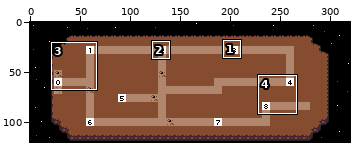
Two versions of one pixel-art file, res/backgrounds/overworld.aseprite. The first picture is a wide view before the edit; the outline marks the close-up.
Close-up. Old version:
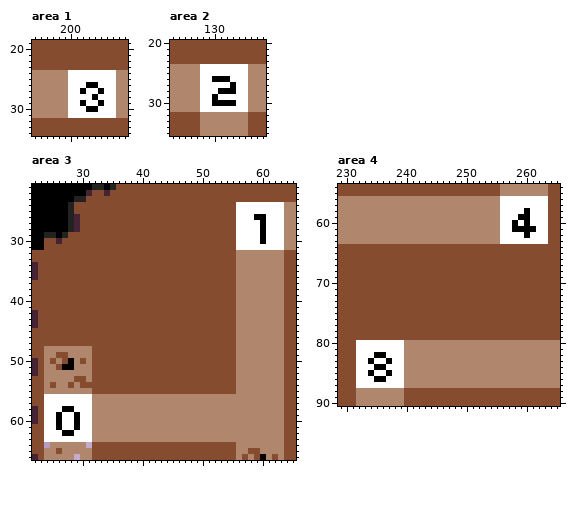
320x120 pixels, 1 frame. Colours within 5 levels of each other are drawn and written as one. Shown: area 1: x 194..209, y 19..34; area 2: x 123..138, y 20..35; area 3: x 22..65, y 21..66; area 4: x 229..265, y 54..90. The commit also changed other parts of the picture, which this record leaves out.
And afterwards:
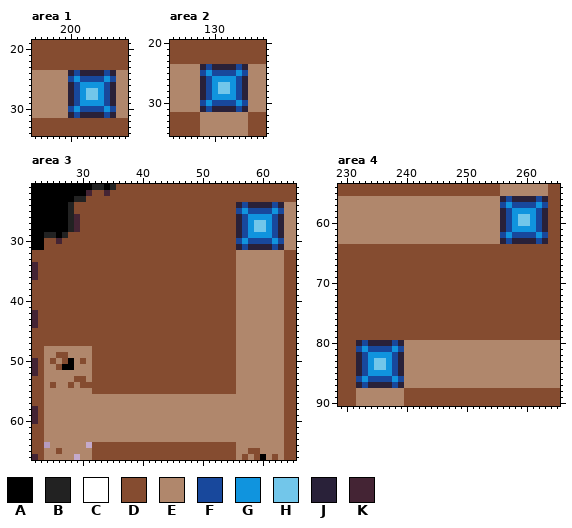
Palette (. is transparent): A #000000  B #222222  C #ffffff  D #854c30  E #b0876c  F #18489c  G #1094de  H #72c6ea  J #292139  K #442434
From old to new:
Changed rows in their new state; - is an unchanged pixel.
Area 1, layer "Layer":
first column x 200:
24 JFJJJJFJ
25 FGFFFFGF
26 JFGGGGFJ
27 JFGHHGFJ
28 JFGHHGFJ
29 JFGGGGFJ
30 FGFFFFGF
31 JFJJJJFJ
Area 2, layer "Layer":
first column x 128:
24 JFJJJJFJ
25 FGFFFFGF
26 JFGGGGFJ
27 JFGHHGFJ
28 JFGHHGFJ
29 JFGGGGFJ
30 FGFFFFGF
31 JFJJJJFJ
Area 3, layer "Layer":
first column x 56:
24 JFJJJJFJ
25 FGFFFFGF
26 JFGGGGFJ
27 JFGHHGFJ
28 JFGHHGFJ
29 JFGGGGFJ
30 FGFFFFGF
31 JFJJJJFJ
first column x 24:
56 EEEEEEEE
57 EEEEEEEE
58 EEEEEEEE
59 EEEEEEEE
60 EEEEEEEE
61 EEEEEEEE
62 EEEEEEEE
63 EEEEEEEE
Area 4, layer "Layer":
first column x 256:
56 JFJJJJFJ
57 FGFFFFGF
58 JFGGGGFJ
59 JFGHHGFJ
60 JFGHHGFJ
61 JFGGGGFJ
62 FGFFFFGF
63 JFJJJJFJ
first column x 232:
80 JFJJJJFJ
81 FGFFFFGF
82 JFGGGGFJ
83 JFGHHGFJ
84 JFGHHGFJ
85 JFGGGGFJ
86 FGFFFFGF
87 JFJJJJFJ
